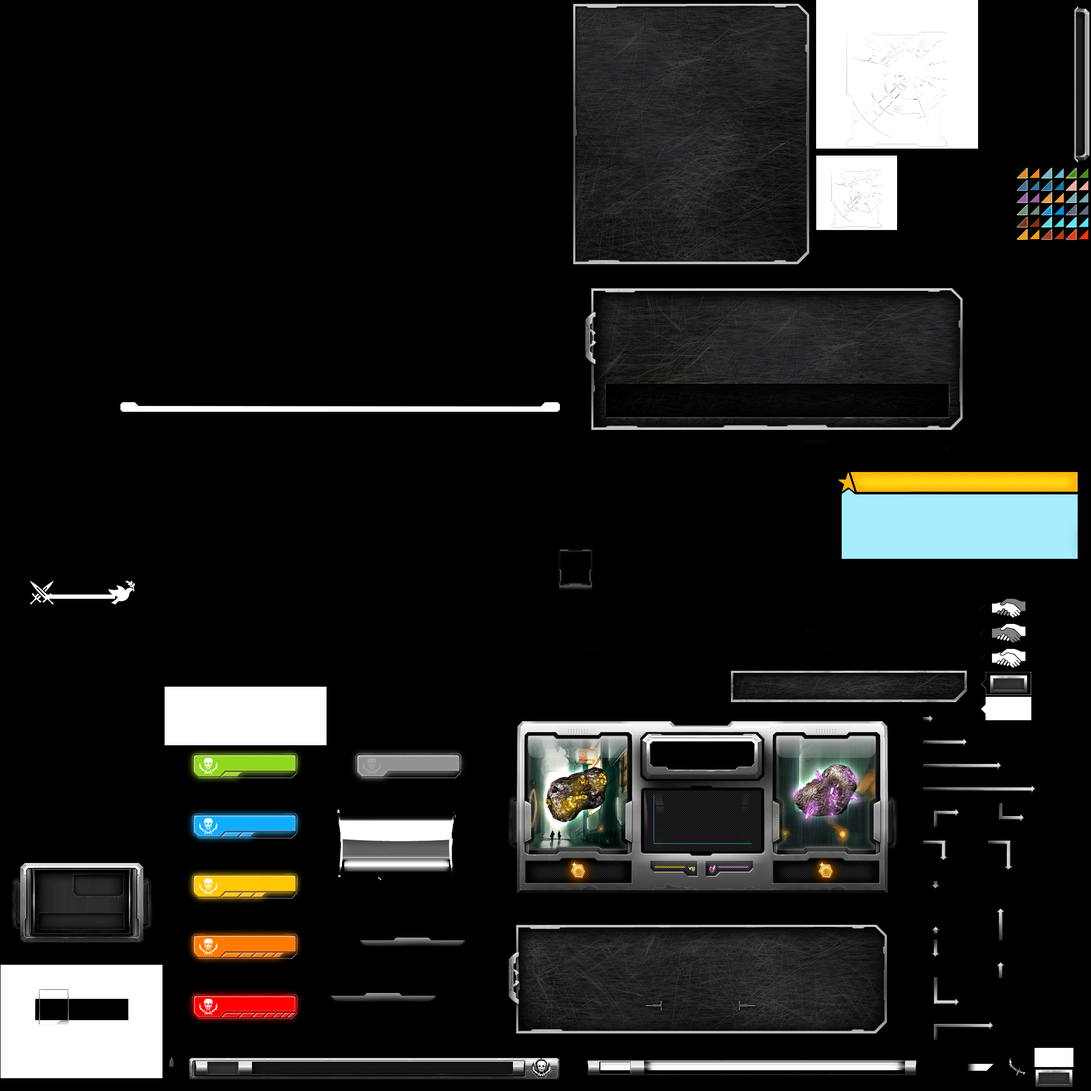
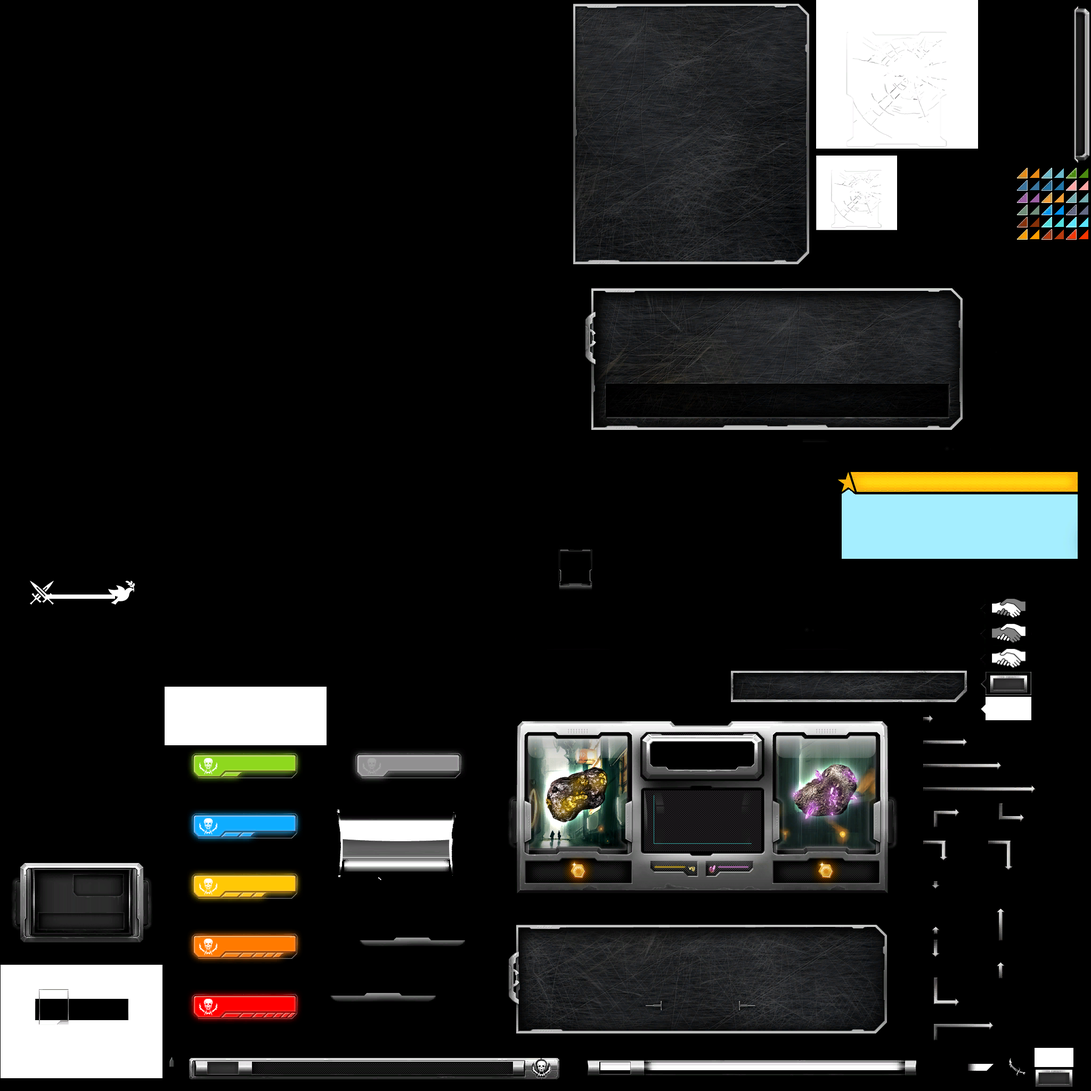
Revision of a layered (1091, 1091) image; what changed, layer by layer:
removed layer "Bottom Bar Lights" from group "Menu Screen" over [122, 403, 558, 411]
removed layer "Bottom Bar" from group "Menu Screen" over [120, 402, 561, 412]
